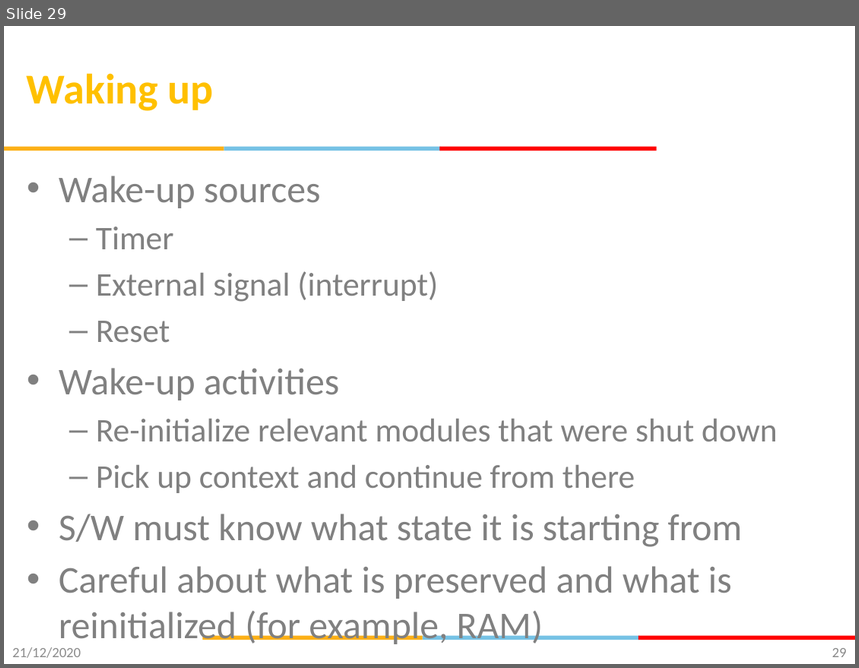
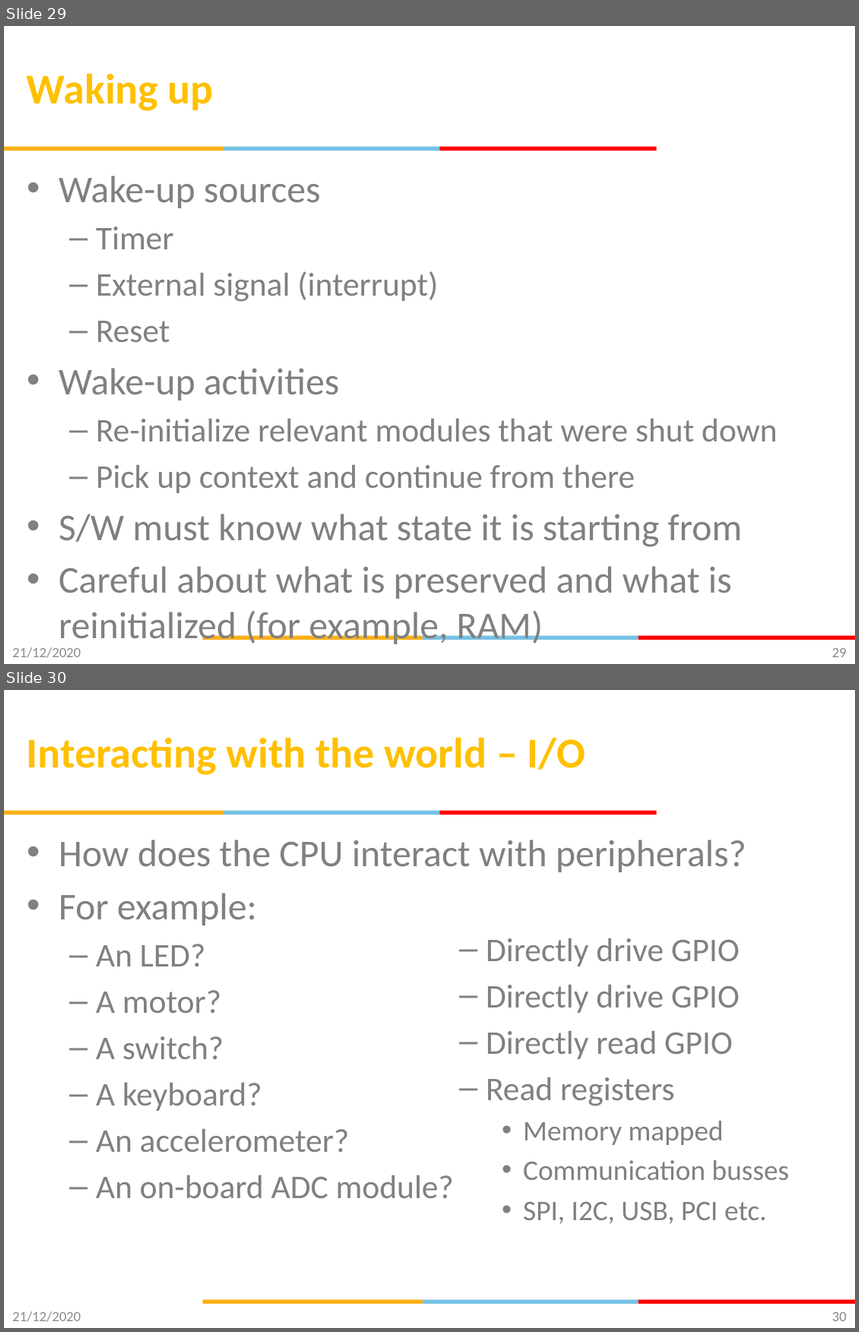
Before and after one commit to gsaurabhr-teaching/csg523-material, a slide deck: Lec-6-8-embedded-fundamentals.pptx. Shown one above the other, each under a label of ours: slide 29 before the commit, slides 29 and 30 after it. The pictures are 859x668 and 859x1332 pixels, drawn with LibreOffice and Linux fonts; fonts in the diff are those of the drawing; background and template pictures are left out. Boxes give left, top, right and bottom in pixels: in the first picture for what was removed or moved away, otherwise in the second. Text is boxed around its words. In the diff, an @@ line names an element or a change of style, - is before the commit and + after.

```diff
--- a/Lec-6-8-embedded-fundamentals.pptx
+++ b/Lec-6-8-embedded-fundamentals.pptx
@@ slide 30 added at (4, 690, 855, 1328), background #FFFFFF; not listed: 6 template elements that a slide beside it also shows @@
@@ title added at (27, 737, 586, 775), 36 pt, text #FFC000, bold @@
+Interacting with the world – I/O
@@ text added at (59, 840, 747, 1198), 28 pt, text #808080 @@
+• How does the CPU interact with peripherals?
+• For example:
+  – An LED?
+  – A motor?
+  – A switch?
+  – A keyboard?
+  – An accelerometer?
+  – An on-board ADC module?
@@ text added at (486, 939, 790, 1224), 28 pt, text #808080 @@
+  – Directly drive GPIO
+  – Directly drive GPIO
+  – Directly read GPIO
+  – Read registers
+    • Memory mapped
+    • Communication busses
+    • SPI, I2C, USB, PCI etc.
@@ text added at (12, 1312, 81, 1322), 12 pt, text #8C8C8C @@
+21/12/2020
@@ page number added at (832, 1312, 847, 1322), 12 pt, text #898989 @@
+30
```
Also in this commit, not shown: 8 slides changed, 11 other slides added.
